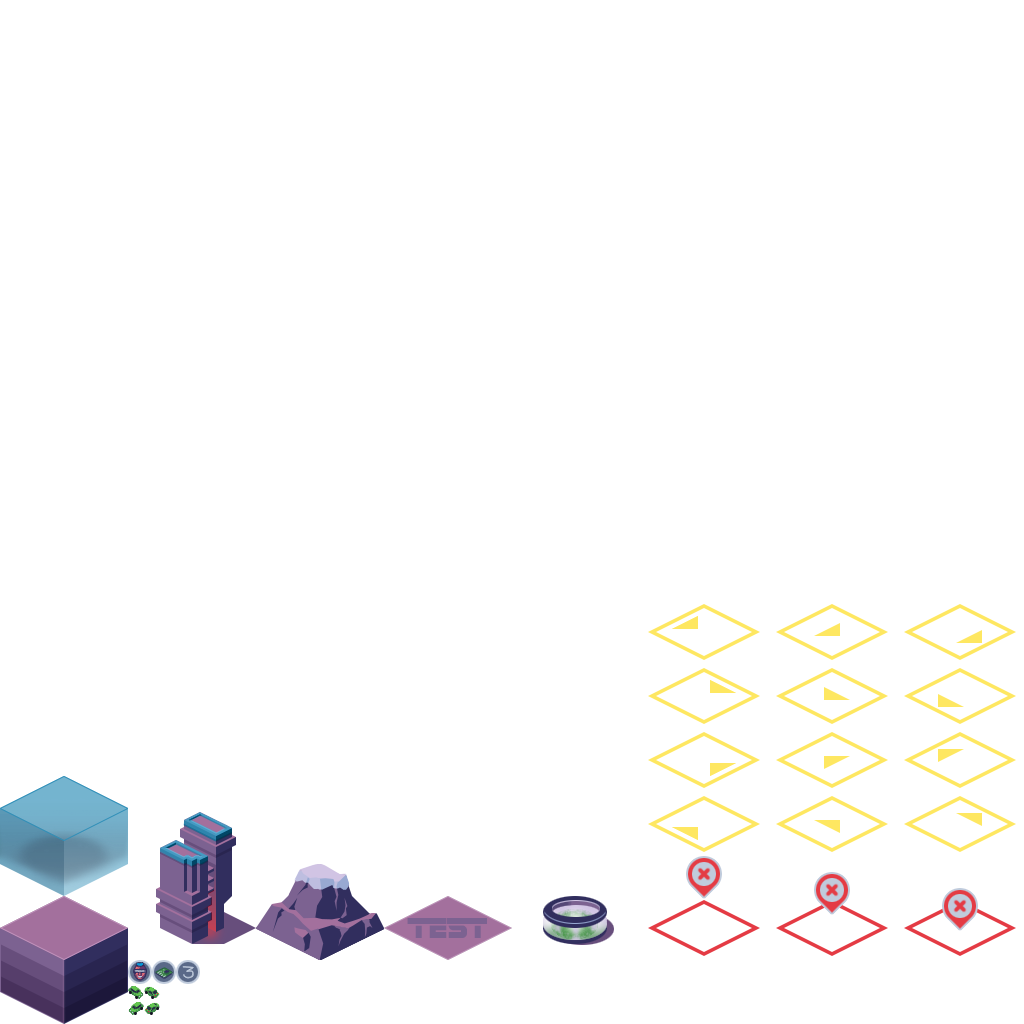
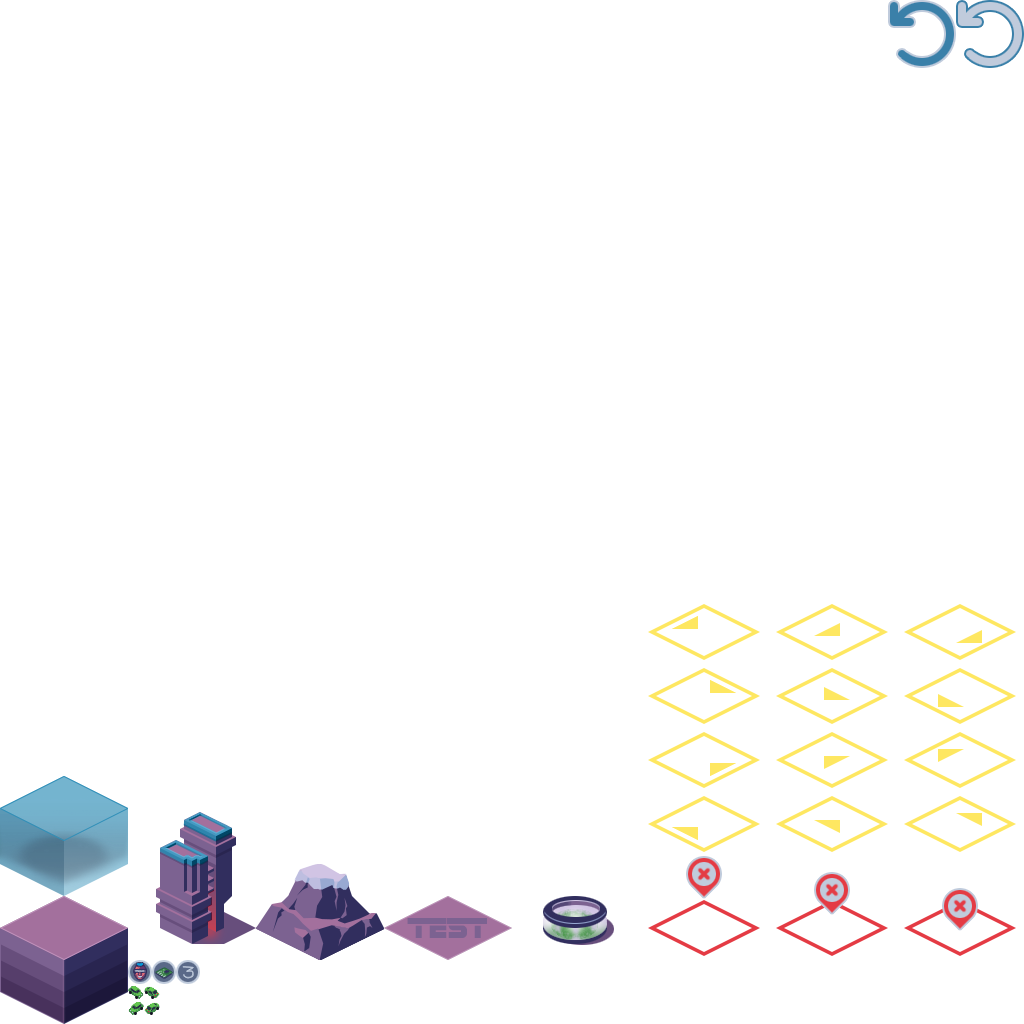
Revision of a layered 1024x1024 image; what changed, layer by layer:
added group "UI" with 42 layers above "Soil surface" over (x1=888, y1=2, x2=1022, y2=68)
added group "Reset Button" with 3 layers in group "UI" over (x1=890, y1=2, x2=1022, y2=68)
added layer "Reset MO" in group "Reset Button" over (x1=958, y1=2, x2=1022, y2=66)
added layer "Reset" (2nd of 2, in "UI" › "Reset Button") in group "Reset Button" over (x1=890, y1=2, x2=954, y2=66)
